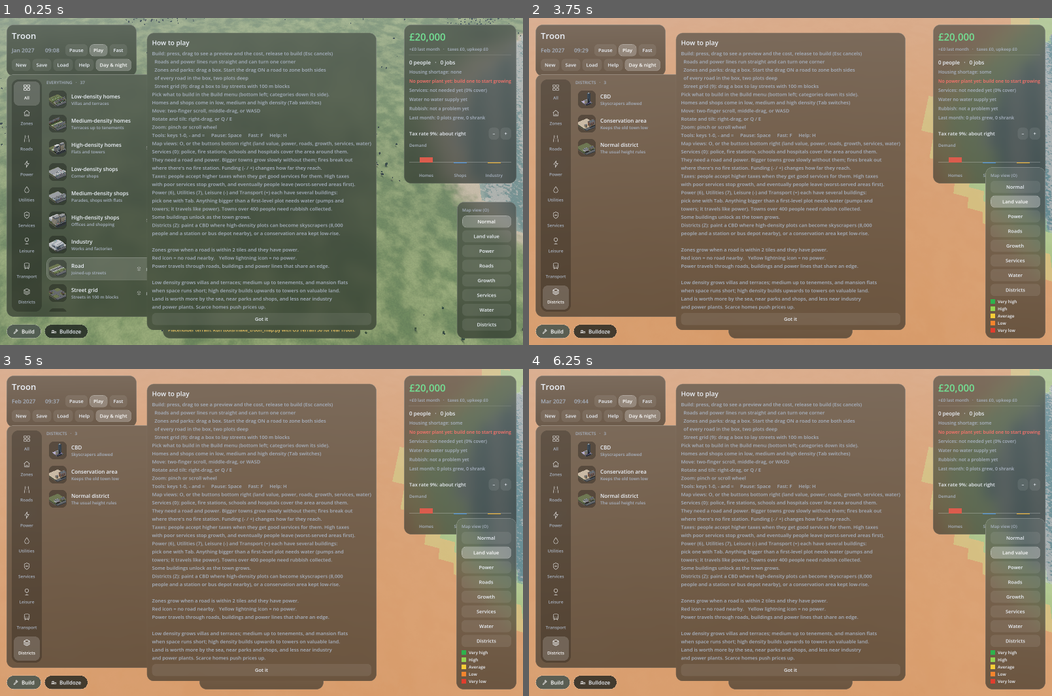
Above: before the commit, frames 1-4 (two rows, left to right).
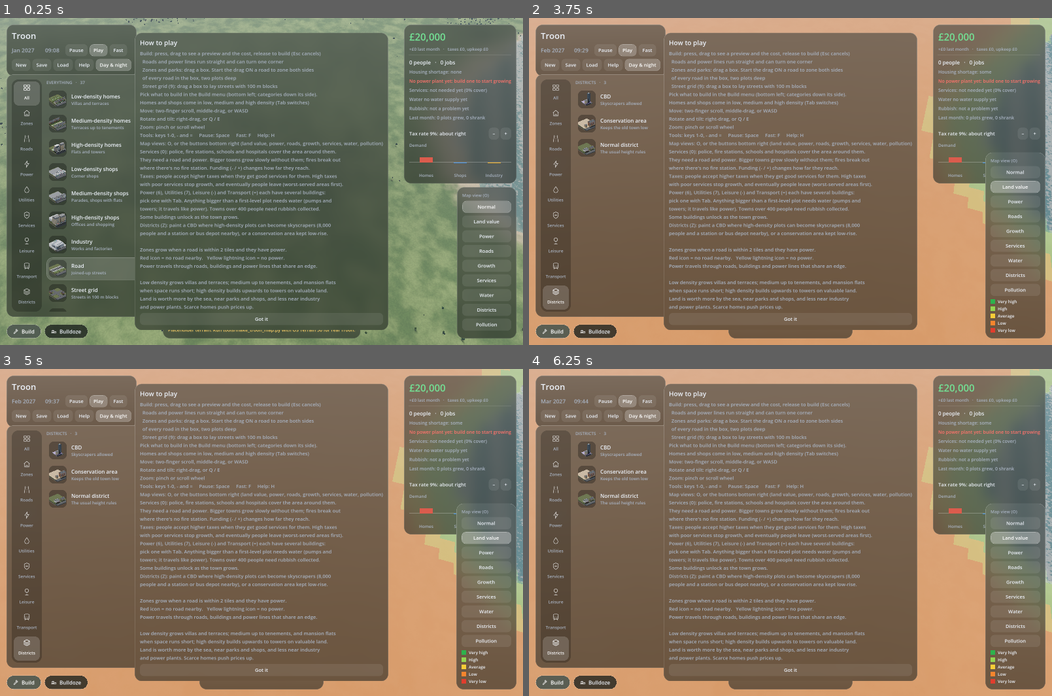
Above: after the commit, the same moments.

Repository: samdickie/city-sim-creator
Game: Godot game, scene res://game3d.tscn
Two runs of this game, one before a commit and one after it. Both use one fixed random seed, a clock stepped at 60 frames per second and the inputs below.
Inputs:
- Up to frame 1 (0.25 s): no input
- Up to frame 2 (3.75 s): click "Roads" at 0.5 s; click "Power" at 1.25 s; click "Services" at 2 s; click "Districts" at 2.75 s; click "Land value" at 3.5 s
- Up to frame 3 (5 s): click "Land value" at 4.25 s
- Up to frame 4 (6.25 s): click "Power" at 5 s; click "Land value" at 5.75 s

The runs differ from the first frame. In frame 1, 9.9% of the frame differs, in the area x 25-99%, y 4-96%; in frame 2, 9.4%; in frame 3, 9.4%; in frame 4, 9.4%.

Commit message:
Pollution: monthly pollution map, its effects, a Pollution map view and coal smoke
- Simulation works out pollution (0 clean to 1 heavy) with land value: industry
  by stage, coal and gas plants, landfill, recycling and the harbour add up with
  distance; parks and golf soak some up. Lowers land value, slows home growth
  and costs a little appeal by share of residents in polluted air.
- Existing land value penalties of the polluting buildings roughly halved so the
  smoke isn't counted twice.
- Pollution map view (O cycle, HUD button and key), hover text, smoke plumes
  from coal plant chimneys.
- API for happiness/advisors: pollution_at, pollution_band, pollution_word,
  polluted_homes_share, pollution_feeling, air_word, pollution_reach_m.

Co-Authored-By: Claude Opus 5.5 <noreply@anthropic.com>
Claude-Session: https://claude.ai/code/session_01TJfN1XR5FkkXgydyT6DSGx

Diff:
--- a/scripts/game3d.gd
+++ b/scripts/game3d.gd
@@ -1063,6 +1063,9 @@
 	var t := sim.tiles[i]
 	if sim.is_building(t):
 		var about: String = sim.info(t).get("about", "")
+		var reach := sim.pollution_reach_m(t, cell_size_m)
+		if reach > 0:
+			about += " (pollutes the air up to %d m away)" % reach
 		return "%s: %s\n%s" % [sim.building_name(t), sim.building_status(i), about]
 	if t == Tile.PARK:
 		return "Park (trees and open space; costs £%d a month to look after)" % roundi(Settings.PARK_UPKEEP)
@@ -1073,6 +1076,8 @@
 	if not sim.is_zone(t):
 		if t == Tile.EMPTY and water[i] == 0:
 			var where := "" if sim.district[i] == 0 else ", %s" % sim.district_name(i).to_lower()
+			if sim.pollution_band(i) >= 2:
+				where += ", %s" % sim.pollution_word(i)
 			return "Open land (land value %s%s)" % [sim.land_value_word(i), where]
 		return TILE_NAMES[t]
 	var kind: String = TILE_NAMES[t]
@@ -1083,6 +1088,8 @@
 	text += "\nLand value %s   ·   %s" % [sim.land_value_word(i), _services_text(i)]
 	if sim.district[i] != 0:
 		text += "   ·   %s" % sim.district_name(i)
+	if t != Tile.INDUSTRY and sim.pollution_band(i) >= 2:
+		text += "   ·   %s" % sim.pollution_word(i)
 	if t == Tile.HOMES:
 		text += "   ·   homes here worth about %s" % Hud.money_text(sim.home_price(i))
 	return text
--- a/scripts/hud.gd
+++ b/scripts/hud.gd
@@ -5,7 +5,7 @@
 ##   Bottom left:   the Build menu (categories down the side, items with
 ##                  pictures, descriptions and prices) and the Build / Bulldoze buttons
 ##   Bottom centre: what's under the mouse, and messages
-##   Bottom right:  map overlays (land value, power, roads, growth) and their key
+##   Bottom right:  map overlays (land value, power, roads, growth, pollution...) and their key
 ## It only displays things and reports button presses; the game decides what they do.
 
 signal tool_chosen(tool_id: int)            # (the Bulldoze button)
@@ -29,7 +29,7 @@
 const TEXT_DIM := Color(0.66, 0.70, 0.76)
 const GOOD := Color(0.45, 0.88, 0.58)
 const BAD := Color(1.0, 0.45, 0.42)
-const OVERLAY_NAMES := ["Normal", "Land value", "Power", "Roads", "Growth", "Services", "Water", "Districts"]
+const OVERLAY_NAMES := ["Normal", "Land value", "Power", "Roads", "Growth", "Services", "Water", "Districts", "Pollution"]
 const OVERLAY_TIPS := ["The normal view",
 	"What land is worth: the sea, parks and shops raise it; industry and power plants lower it",
 	"Which plots have electricity, and what carries it",
@@ -37,7 +37,8 @@
 	"Why each zone is or isn't growing",
 	"How many of police, fire, schools and hospitals cover each area",
 	"Which plots have water (anything bigger than a first-level plot needs it)",
-	"CBD (skyscrapers allowed) and conservation areas (low-rise only)"]
+	"CBD (skyscrapers allowed) and conservation areas (low-rise only)",
+	"Where the air is dirty: industry, coal and gas power, landfill and the harbour pollute; parks help"]
 
 var speed_buttons := {}
 var build_panel: PanelContainer
@@ -544,7 +545,7 @@
 		"Rotate and tilt: right-drag, or Q / E\n" +
 		"Zoom: pinch or scroll wheel\n" +
 		"Tools: keys 1-0, - and =     Pause: Space     Fast: F     Help: H\n" +
-		"Map views: O, or the buttons bottom right (land value, power, roads, growth, services, water)\n" +
+		"Map views: O, or the buttons bottom right (land value, power, roads, growth, services, water, pollution)\n" +
 		"Services (0): police, fire stations, schools and hospitals cover the area around them.\n" +
 		"They need a road and power. Bigger towns grow slowly without them; fires break out\n" +
 		"where there's no fire station. Funding (- / +) changes how far they reach.\n" +
--- a/scripts/settings.gd
+++ b/scripts/settings.gd
@@ -101,9 +101,9 @@
 #   only_one                  the town can only have one
 const BUILDINGS := {
 	"coal": {"name": "Coal power plant", "cost": 3000, "upkeep": 100, "power": 200,
-		"value": -0.30, "radius": 5, "about": "Cheap power, but smoky: lowers land value nearby"},
+		"value": -0.15, "radius": 5, "about": "Cheap power, but smoky: pollutes the air and lowers land value nearby"},
 	"gas": {"name": "Gas power plant", "cost": 5000, "upkeep": 150, "power": 400, "unlock": 1000,
-		"value": -0.15, "radius": 4, "about": "Twice the power of coal and cleaner"},
+		"value": -0.08, "radius": 4, "about": "Twice the power of coal and cleaner"},
 	"nuclear": {"name": "Nuclear power plant", "cost": 15000, "upkeep": 350, "power": 1500, "unlock": 5000,
 		"value": -0.20, "radius": 6, "about": "Huge output for a big town; people don't like living next to it"},
 	"wind": {"name": "Wind turbine", "cost": 400, "upkeep": 8, "power": 25, "area": true,
@@ -115,9 +115,9 @@
 	"water_tower": {"name": "Water tower", "cost": 300, "upkeep": 10, "water": 120, "uses_power": 1,
 		"about": "A small, cheap water supply"},
 	"landfill": {"name": "Landfill", "cost": 100, "upkeep": 5, "rubbish": 800, "area": true,
-		"value": -0.12, "radius": 3, "about": "Takes the rubbish of 800 residents per tile; nobody wants to live by it"},
+		"value": -0.06, "radius": 3, "about": "Takes the rubbish of 800 residents per tile; nobody wants to live by it"},
 	"recycling": {"name": "Recycling centre", "cost": 2500, "upkeep": 70, "rubbish": 2500, "uses_power": 3,
-		"unlock": 1000, "value": -0.03, "radius": 2, "about": "Takes the rubbish of 2,500 residents, cleanly"},
+		"unlock": 1000, "value": -0.01, "radius": 2, "about": "Takes the rubbish of 2,500 residents, cleanly"},
 	"golf": {"name": "Golf course", "cost": 150, "upkeep": 2, "area": true, "value": 0.07, "radius": 3,
 		"appeal": 0.004, "about": "Fairways, greens and bunkers (drag to lay out holes); raises land value"},
 	"library": {"name": "Library", "cost": 1200, "upkeep": 40, "uses_power": 2, "unlock": 500,
@@ -135,12 +135,38 @@
 	"station": {"name": "Railway station", "cost": 6000, "upkeep": 120, "uses_power": 4, "unlock": 2000,
 		"value": 0.08, "radius": 6, "visitors": 0.03, "about": "Visitors by train: more demand for shops, higher land value"},
 	"harbour": {"name": "Harbour", "cost": 7000, "upkeep": 120, "uses_power": 4, "unlock": 1000, "near_sea": true,
-		"value": -0.05, "radius": 3, "port_jobs": 80, "about": "Ships bring trade: more demand for industry"},
+		"value": -0.02, "radius": 3, "port_jobs": 80, "about": "Ships bring trade: more demand for industry"},
 }
 const LEISURE_APPEAL_MAX := 0.3   # all the leisure buildings together add at most this much appeal
 const RUBBISH_START_POP := 400    # below this the town's rubbish isn't a problem
 const RUBBISH_PER_JOB := 0.5      # a job makes half as much rubbish as a resident
 const RUBBISH_EFFECT := 0.5       # appeal lost when none of the rubbish is collected
+
+# --- Pollution ---
+# Pollution runs from 0 (clean air) to 1 (heavy). Each source adds its strength on
+# its own tile, fading to nothing at the edge of its spread (in tiles; 1 tile = 50 m).
+# Overlapping sources add up, so a big industrial estate is far worse than one works.
+# Land value penalties in BUILDINGS (and INDUSTRY_PENALTY) are only the eyesore and
+# noise; the smoke is counted here.
+const INDUSTRY_POLLUTION := 0.06          # per stage of industry: small works 0.06, large factory 0.18
+const INDUSTRY_POLLUTION_SPREAD := 4      # 200 m
+# Other buildings that pollute (only while working): [strength, spread in tiles].
+# Nuclear, wind and solar are clean.
+const POLLUTION_SOURCES := {
+	"coal": [1.2, 9],                     # heavy, reaches 450 m
+	"gas": [0.5, 6],
+	"landfill": [0.12, 4],                # per tile, so a big tip smells more
+	"recycling": [0.08, 2],
+	"harbour": [0.35, 5],                 # ships' engines
+}
+const PARK_CLEANING := 0.1                # each park tile soaks up this much within its spread (golf half)
+const PARK_CLEANING_SPREAD := 2
+# Bands for the map and hover text: clean · a little · some · polluted · heavy.
+const POLLUTION_BANDS := [0.05, 0.15, 0.3, 0.5]
+const POLLUTED := 0.3                     # from here a plot counts as "polluted"
+const POLLUTION_VALUE_EFFECT := 0.2       # land value lost in full pollution
+const POLLUTION_GROWTH_EFFECT := 0.6      # homes in full pollution grow this much slower (0.6 = 60%)
+const POLLUTION_APPEAL_EFFECT := 0.15     # appeal lost if every resident lived in polluted air
 
 # --- Look (no effect on the simulation) ---
 const DAY_SECONDS := 240.0        # real seconds for a full day and night at normal speed
@@ -158,7 +184,7 @@
 const SEA_VIEW_TILES := 6
 const PARK_BONUS := 0.07          # per park tile within 3 tiles
 const SHOP_BONUS := 0.012         # per level of shops within 3 tiles
-const INDUSTRY_PENALTY := 0.03    # per level of industry within 4 tiles
+const INDUSTRY_PENALTY := 0.015   # per level of industry within 4 tiles (its smoke is in Pollution above)
 const BASE_HOME_PRICE := 160000   # £ for a home on average land with no shortage
 const SHORTAGE_PRICE_EFFECT := 0.8 # a severe shortage pushes prices up by this much
 
--- a/scripts/simulation.gd
+++ b/scripts/simulation.gd
@@ -1,6 +1,6 @@
 extends RefCounted
-## The city's rules: road access, growth, demand, land value, density, prices,
-## taxes and upkeep.
+## The city's rules: road access, growth, demand, land value, pollution, density,
+## prices, taxes and upkeep.
 ## Knows nothing about drawing, so the visuals can change (2D to 3D)
 ## without touching any of this.
 
@@ -63,6 +63,8 @@
 var shortage := {Tile.HOMES: 0.0, Tile.SHOPS: 0.0, Tile.INDUSTRY: 0.0}
 var average_home_price := 0
 var _sea_near := PackedFloat32Array() # 1 by the sea, fading to 0 inland
+var pollution := PackedFloat32Array() # 0 (clean air) to 1 (heavy) for every tile; worked out with land value
+var polluted_share := 0.0             # 0-1: share of residents living in polluted air
 var _value_dirty := true
 var funding: Array[float] = [1.0, 1.0, 1.0, 1.0]   # per service: 0 = closed, 1 = 100%
 var services := [0, 0, 0, 0]          # how many of each service the town has
@@ -102,6 +104,7 @@
 	_wnet_id.resize(w * h)
 	_bus_cover.resize(w * h)
 	land_value.resize(w * h)
+	pollution.resize(w * h)
 	coverage.resize(w * h * 4)
 	_measure_sea()
 	reset()
@@ -263,12 +266,16 @@
 		_update_land_value()
 		var needed: float = Settings.TALL_VALUE_NEEDED[next_stage]
 		if land_value[i] < needed:
-			return [Growth.WAITING, "land value too low to build taller (the sea, parks and shops nearby raise it; industry lowers it)"]
+			return [Growth.WAITING, "land value too low to build taller (the sea, parks and shops nearby raise it; industry and pollution lower it)"]
 		if density[i] < 2 and shortage_for(t) <= 0.0:
 			return [Growth.WAITING, "will build taller when the town runs short of space"]
 	var missing := _missing_services(i)
+	var smoky := t == Tile.HOMES and pollution_at(i) >= Settings.POLLUTED
 	if missing != "":
-		return [Growth.GROWING, "growing slowly, no %s nearby" % missing]
+		return [Growth.GROWING, "growing slowly, no %s nearby%s" % [missing,
+			", and the air is polluted" if smoky else ""]]
+	if smoky:
+		return [Growth.GROWING, "growing slowly, the air here is polluted"]
 	return [Growth.GROWING, "growing"]
 
 
@@ -356,6 +363,7 @@
 	month += 1
 	_update_road_distance()
 	_power_dirty = true
+	_value_dirty = true               # land value and pollution are worked out afresh each month
 	recount()
 	_update_land_value()
 	_grow()
@@ -514,6 +522,7 @@
 	_update_water()
 	_measure_rubbish()
 	_measure_leisure()
+	_measure_polluted_homes()
 	_update_demand()
 	_update_land_value()
 	var price_total := 0.0
@@ -890,9 +899,11 @@
 
 func _service_factor(i: int) -> float:
 	# Bigger towns grow slowly where there's no police (homes and shops) or
-	# no hospital (homes).
+	# no hospital (homes). Homes also grow slowly in polluted air.
 	var f := 1.0
 	var t: int = tiles[i]
+	if t == Tile.HOMES:
+		f *= _pollution_factor(i)
 	if (t == Tile.HOMES or t == Tile.SHOPS) and population >= Settings.POLICE_NEEDED_POP \
 			and not covered(Service.POLICE, i):
 		f *= 0.5
@@ -991,8 +1002,10 @@
 	if not _value_dirty:
 		return
 	_value_dirty = false
-	for i in w * h:
-		land_value[i] = Settings.BASE_LAND_VALUE + Settings.SEA_BONUS * _sea_near[i]
+	_measure_pollution()
+	for i in w * h:
+		land_value[i] = Settings.BASE_LAND_VALUE + Settings.SEA_BONUS * _sea_near[i] \
+			- Settings.POLLUTION_VALUE_EFFECT * pollution[i]   # nobody wants to breathe smoke
 	for i in w * h:
 		var t := tiles[i]
 		match t:
@@ -1035,6 +1048,144 @@
 			var d := Vector2(x - cx, y - cy).length()
 			if d <= radius + 0.5:
 				land_value[y * w + x] += amount * (1.0 - d / (radius + 1.0))
+
+
+# ------------------------------------------------------------- pollution
+# Hooks for other features (a happiness score, advisors):
+#   pollution_at(i)          0 (clean air) to 1 (heavy) on map tile i (y * w + x)
+#   pollution_band(i)        0 clean, 1 a little, 2 some, 3 polluted, 4 heavy
+#   pollution_word(i)        that band in words, for hover text
+#   polluted_homes_share()   0-1: share of residents living in polluted air
+#   pollution_feeling()      appeal lost to pollution (already taken off in appeal(),
+#                            so a happiness score shouldn't take it off again)
+#   air_word()               the town's air overall, in words
+#   pollution_reach_m(t, m)  how far a building type's pollution reaches (0 = clean)
+# The map is worked out along with land value (whenever the town changes, and
+# every month), so it is never saved: loading a city works it out again.
+
+func pollution_at(i: int) -> float:
+	_update_land_value()
+	return pollution[i]
+
+
+func pollution_map() -> PackedFloat32Array:
+	_update_land_value()
+	return pollution
+
+
+func pollution_band(i: int) -> int:
+	var p := pollution_at(i)
+	var band := 0
+	for limit: float in Settings.POLLUTION_BANDS:
+		if p >= limit:
+			band += 1
+	return band
+
+
+func pollution_word(i: int) -> String:
+	const WORDS := ["clean air", "a little pollution", "some pollution", "polluted air", "heavy pollution"]
+	var word: String = WORDS[pollution_band(i)]
+	return word
+
+
+func polluted_homes_share() -> float:
+	return polluted_share
+
+
+func pollution_feeling() -> float:
+	# How much appeal the town loses because people live in polluted air.
+	return polluted_share * Settings.POLLUTION_APPEAL_EFFECT
+
+
+func air_word() -> String:
+	if polluted_share <= 0.0:
+		return "clean"
+	if polluted_share < 0.1:
+		return "mostly clean"
+	if polluted_share < 0.3:
+		return "smoky in places"
+	return "polluted"
+
+
+func pollution_reach_m(t: int, cell_m: float) -> int:
+	# How far a kind of building's pollution reaches, in metres (0 = it's clean).
+	if t == Tile.INDUSTRY:
+		return roundi(Settings.INDUSTRY_POLLUTION_SPREAD * cell_m)
+	if not BUILDING_KEYS.has(t):
+		return 0
+	var key: String = BUILDING_KEYS[t]
+	if not Settings.POLLUTION_SOURCES.has(key):
+		return 0
+	var src: Array = Settings.POLLUTION_SOURCES[key]
+	var spread: int = src[1]
+	return roundi(spread * cell_m)
+
+
+func _pollution_source(i: int) -> Vector2:
+	# x = how much this tile pollutes, y = how far it spreads in tiles (0, 0 = clean).
+	var t: int = tiles[i]
+	if t == Tile.INDUSTRY:
+		if levels[i] == 0:
+			return Vector2.ZERO
+		return Vector2(Settings.INDUSTRY_POLLUTION * stage(i), Settings.INDUSTRY_POLLUTION_SPREAD)
+	if not BUILDING_KEYS.has(t):
+		return Vector2.ZERO
+	var key: String = BUILDING_KEYS[t]
+	if not Settings.POLLUTION_SOURCES.has(key) or not building_working(i):
+		return Vector2.ZERO
+	var src: Array = Settings.POLLUTION_SOURCES[key]
+	var strength: float = src[0]
+	var spread: int = src[1]
+	return Vector2(strength, spread)
+
+
+func _measure_pollution() -> void:
+	# Each source adds its strength on its own tile, fading out at the edge of its
+	# spread; parks (and golf courses, half as much) soak a little up. Overlapping
+	# sources add up, then the total is eased into 0-1 (1 - e^-total), so a few
+	# sources together get close to 1 but never past it.
+	pollution.fill(0.0)
+	for i: int in w * h:
+		var t: int = tiles[i]
+		if t == Tile.PARK:
+			_spread_pollution(i, Settings.PARK_CLEANING_SPREAD, -Settings.PARK_CLEANING)
+		elif t == Tile.GOLF:
+			_spread_pollution(i, Settings.PARK_CLEANING_SPREAD, -Settings.PARK_CLEANING * 0.5)
+		else:
+			var src := _pollution_source(i)
+			if src.x > 0.0:
+				_spread_pollution(i, int(src.y), src.x)
+	for i: int in w * h:
+		pollution[i] = 1.0 - exp(-maxf(pollution[i], 0.0))
+
+
+func _spread_pollution(i: int, radius: int, amount: float) -> void:
+	var cx := i % w
+	var cy := i / w
+	for y: int in range(maxi(cy - radius, 0), mini(cy + radius, h - 1) + 1):
+		for x: int in range(maxi(cx - radius, 0), mini(cx + radius, w - 1) + 1):
+			var d := Vector2(x - cx, y - cy).length()
+			if d <= radius + 0.5:
+				pollution[y * w + x] += amount * (1.0 - d / (radius + 1.0))
+
+
+func _measure_polluted_homes() -> void:
+	# Share of residents who live where the air counts as polluted.
+	_update_land_value()
+	var people := 0
+	var polluted := 0
+	for i: int in w * h:
+		if tiles[i] == Tile.HOMES and levels[i] > 0:
+			var n := units(i)
+			people += n
+			if pollution[i] >= Settings.POLLUTED:
+				polluted += n
+	polluted_share = float(polluted) / people if people > 0 else 0.0
+
+
+func _pollution_factor(i: int) -> float:
+	# Homes grow more slowly in polluted air (1 = clean, full speed).
+	return 1.0 - Settings.POLLUTION_GROWTH_EFFECT * pollution_at(i)
 
 
 func power_map() -> PackedByteArray:
@@ -1107,7 +1258,7 @@
 	if pain > 0.0:
 		pain *= lerpf(Settings.TAX_TOLERANCE_POOR, Settings.TAX_TOLERANCE_GOOD, service_score)
 	return clampf(1.0 - pain + services_feeling() + leisure_appeal
-		- rubbish_shortfall() * Settings.RUBBISH_EFFECT, -1.0, 2.0)
+		- rubbish_shortfall() * Settings.RUBBISH_EFFECT - pollution_feeling(), -1.0, 2.0)
 
 
 func services_expected() -> float:
--- a/scripts/world3d.gd
+++ b/scripts/world3d.gd
@@ -177,6 +177,12 @@
 var _alert_items: Array = []          # [sprite, ground point]; reused between refreshes
 var _alert_count := 0                 # how many of them are showing
 var _alert_size := 30.0
+# Smoke drifting from coal plant chimneys (looks only; a handful of particle streams).
+const MAX_SMOKE := 24
+var smoke := Node3D.new()
+var _smoke_points: Array[Vector3] = []          # chimney tops, gathered while planning buildings
+var _smoke_items: Array[CPUParticles3D] = []    # reused between refreshes
+var _smoke_mesh := QuadMesh.new()
 var _power_icon: Texture2D
 var _water_icon: Texture2D
 var _road_icon: Texture2D
@@ -210,7 +216,7 @@
 const PINE_BARK := Color(0.45, 0.28, 0.17)
 var _tile_has_trees := PackedByteArray()       # 1 = that tile's trees are showing
 # --- Map overlays (land value, power, roads, growth) ---
-enum Overlay { NONE, LAND_VALUE, POWER, ROADS, GROWTH, SERVICES, WATER, DISTRICTS }
+enum Overlay { NONE, LAND_VALUE, POWER, ROADS, GROWTH, SERVICES, WATER, DISTRICTS, POLLUTION }
 enum Growth { NONE, GROWING, WAITING, BLOCKED, FULL }   # same order as simulation.gd
 const OV_RED := Color(0.88, 0.24, 0.18)
 const OV_ORANGE := Color(0.96, 0.52, 0.18)
@@ -493,6 +499,7 @@
 	_road_icon = _svg_texture(ROAD_ICON_SVG)
 	_water_icon = _svg_texture(WATER_ICON_SVG)
 	add_child(alerts)
+	_build_smoke()
 
 
 func _svg_texture(svg: String) -> Texture2D:
@@ -679,6 +686,7 @@
 	_extra_trees.clear()
 	_spire_items.clear()
 	_model_items.clear()
+	_smoke_points.clear()
 	_values = sim.land_value_map()
 	_wall_owner.clear()
 	_roof_owner.clear()
@@ -713,6 +721,7 @@
 		_recolour_buildings()
 	chimney_list.append_array(_spire_items)
 	_fill(chimneys.multimesh, chimney_list, false)
+	_place_smoke()
 	_fill(paving.multimesh, _paving_items, false)
 	_fill(props.multimesh, _prop_items, false)
 	var bodies: Array = []
@@ -759,6 +768,7 @@
 	for node: GeometryInstance3D in [paving, props, parked_bodies, parked_cabins,
 			trunks, crowns, cones, city_trunks, city_crowns, city_cones]:
 		node.visible = not on
+	smoke.visible = not on
 	if on:
 		_paint_overlay()
 	else:
@@ -789,6 +799,9 @@
 		Overlay.WATER:
 			return [[OV_BLUE, "Has water"], [OV_DARK_BLUE, "Carries water"],
 				[OV_RED, "Needs water to grow"], [OV_GREY, "Not connected"]]
+		Overlay.POLLUTION:
+			return [[OV_GREEN, "Clean air"], [OV_LIGHT_GREEN, "A little"], [OV_YELLOW, "Some"],
+				[OV_ORANGE, "Polluted"], [OV_RED, "Heavy"]]
 	return []
 
 
@@ -887,6 +900,13 @@
 			if t == Tile.EMPTY or t == Tile.PARK:
 				return Color(c, 0.45) if n > 0 else none
 			return none
+		Overlay.POLLUTION:
+			# Bands match the hover text (simulation.gd pollution_band).
+			var band: int = sim.pollution_band(i)
+			var bands: Array[Color] = [OV_GREEN, OV_LIGHT_GREEN, OV_YELLOW, OV_ORANGE, OV_RED]
+			if t == Tile.EMPTY:
+				return Color(bands[band], 0.6) if band > 0 else none
+			return Color(bands[band], 0.9)
 	return none
 
 
@@ -2582,7 +2602,80 @@
 		var pos: Vector3 = stack["pos"]
 		chimney_list.append([Transform3D(Basis.from_scale(Vector3(3.0, 65.0, 3.0)),
 			pos + Vector3.UP * 32.5), Color(0.75, 0.74, 0.72)])
+		_smoke_points.append(pos + Vector3.UP * 66.0)
 	_plan_fence(i, front, depth)       # security fence round the edge
+
+
+# -------------------------------------------------------------------- smoke
+
+func _build_smoke() -> void:
+	# A soft grey puff that always faces the camera; each chimney gets a stream of them.
+	var puff := Gradient.new()
+	puff.set_color(0, Color(1, 1, 1, 1))
+	puff.set_color(1, Color(1, 1, 1, 0))
+	var tex := GradientTexture2D.new()
+	tex.gradient = puff
+	tex.fill = GradientTexture2D.FILL_RADIAL
+	tex.fill_from = Vector2(0.5, 0.5)
+	tex.fill_to = Vector2(0.5, 0.0)
+	tex.width = 64
+	tex.height = 64
+	var mat := StandardMaterial3D.new()
+	mat.albedo_texture = tex
+	mat.vertex_color_use_as_albedo = true
+	mat.transparency = BaseMaterial3D.TRANSPARENCY_ALPHA
+	mat.billboard_mode = BaseMaterial3D.BILLBOARD_PARTICLES
+	mat.billboard_keep_scale = true
+	mat.roughness = 1.0
+	_smoke_mesh.size = Vector2(1, 1)
+	_smoke_mesh.material = mat
+	add_child(smoke)
+
+
+func _new_smoke_stream() -> CPUParticles3D:
+	var p := CPUParticles3D.new()
+	p.mesh = _smoke_mesh
+	p.amount = 20
+	p.lifetime = 12.0
+	p.preprocess = 12.0                 # already billowing when it first appears
+	p.local_coords = false              # puffs stay where they are if the plant is rebuilt
+	p.direction = Vector3.UP
+	p.spread = 10.0
+	p.initial_velocity_min = 5.0
+	p.initial_velocity_max = 7.0
+	p.damping_min = 0.3
+	p.damping_max = 0.5
+	p.gravity = Vector3(2.0, 0.8, 0.8)  # rises slowly and drifts on the breeze
+	p.scale_amount_min = 14.0
+	p.scale_amount_max = 20.0
+	var grow := Curve.new()
+	grow.add_point(Vector2(0.0, 0.35))
+	grow.add_point(Vector2(1.0, 1.0))
+	p.scale_amount_curve = grow
+	var fade := Gradient.new()
+	fade.set_color(0, Color(0.62, 0.62, 0.60, 0.55))
+	fade.set_color(1, Color(0.75, 0.75, 0.74, 0.0))
+	p.color_ramp = fade
+	p.cast_shadow = GeometryInstance3D.SHADOW_CASTING_SETTING_OFF
+	smoke.add_child(p)
+	return p
+
+
+func _place_smoke() -> void:
+	# One stream per chimney top (up to MAX_SMOKE); spare streams are switched off.
+	var count := mini(_smoke_points.size(), MAX_SMOKE)
+	for n: int in count:
+		if n == _smoke_items.size():
+			_smoke_items.append(_new_smoke_stream())
+		var stream := _smoke_items[n]
+		stream.position = _smoke_points[n]
+		stream.visible = true
+		if not stream.emitting:
+			stream.emitting = true
+	for n: int in range(count, _smoke_items.size()):
+		var spare := _smoke_items[n]
+		spare.emitting = false
+		spare.visible = false
 
 
 # -------------------------------------------------------------------- trees
Not shown, changed: GAME_DESIGN.md
